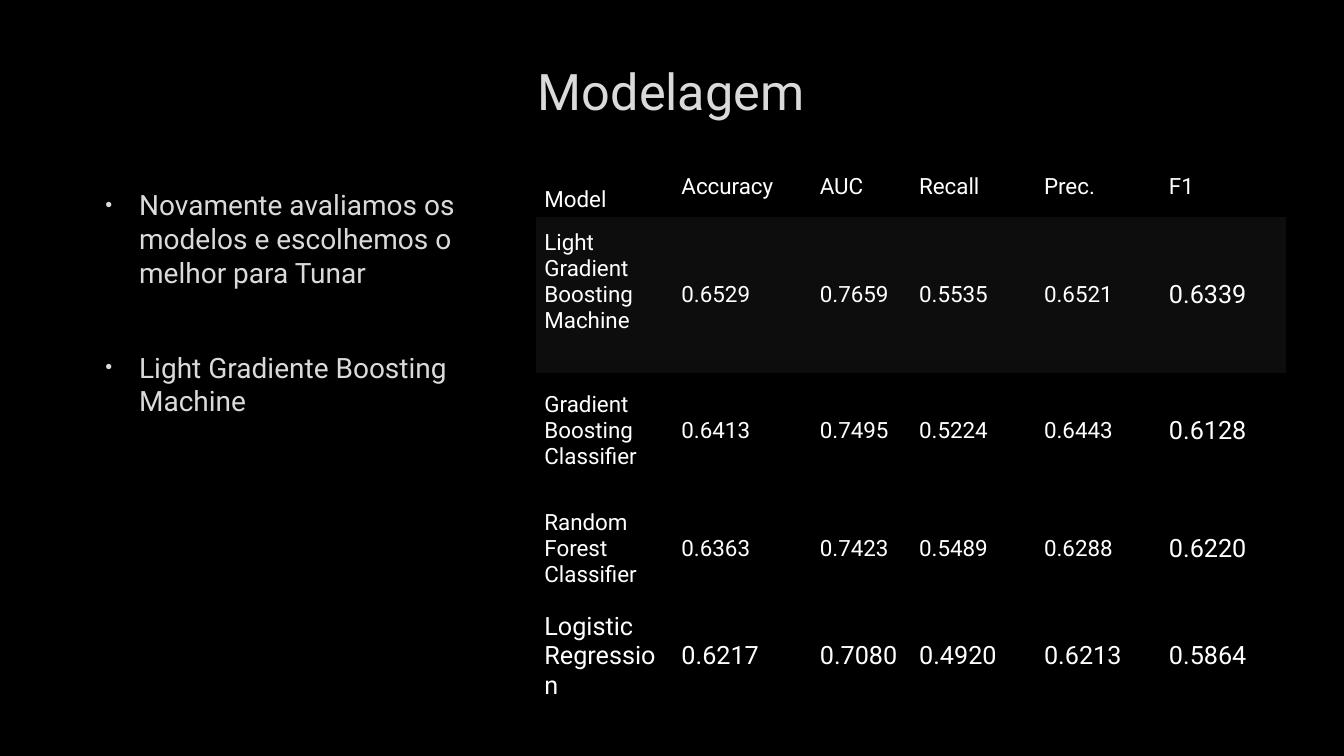
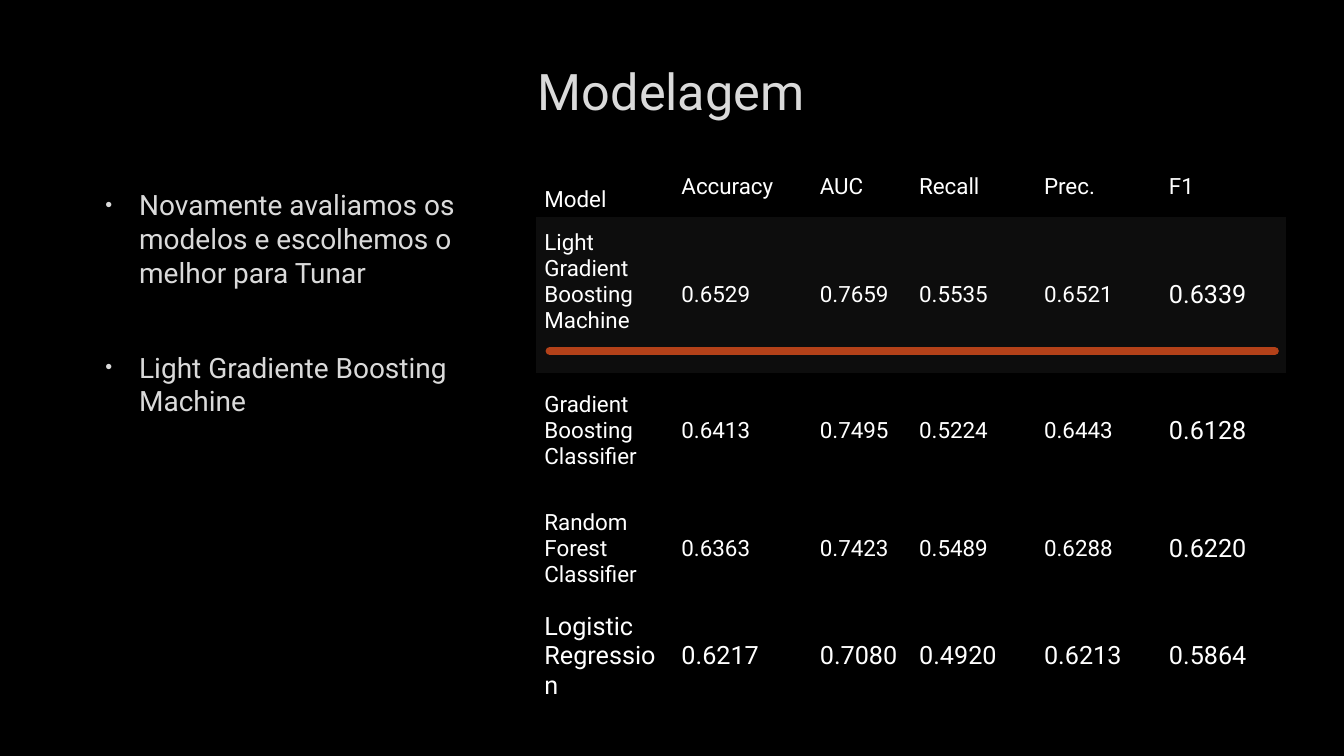
Before and after one commit to ProencaC/imdb, a slide deck: slide 11 of Docs/Apresentação.pptx. Drawn at 1344x756 pixels with LibreOffice and Linux fonts; fonts in the diff are those of the drawing; background and template pictures are left out. Boxes give left, top, right and bottom in pixels: in the first picture for what was removed or moved away, otherwise in the second. Text is boxed around its words. In the diff, an @@ line names an element or a change of style, - is before the commit and + after.

```diff
--- a/Docs/Apresentação.pptx
+++ b/Docs/Apresentação.pptx
@@ line added from (549, 351) to (1275, 351), #B4421A 6 pt @@
```
Also in this commit, not shown: 1 other slide changed.
